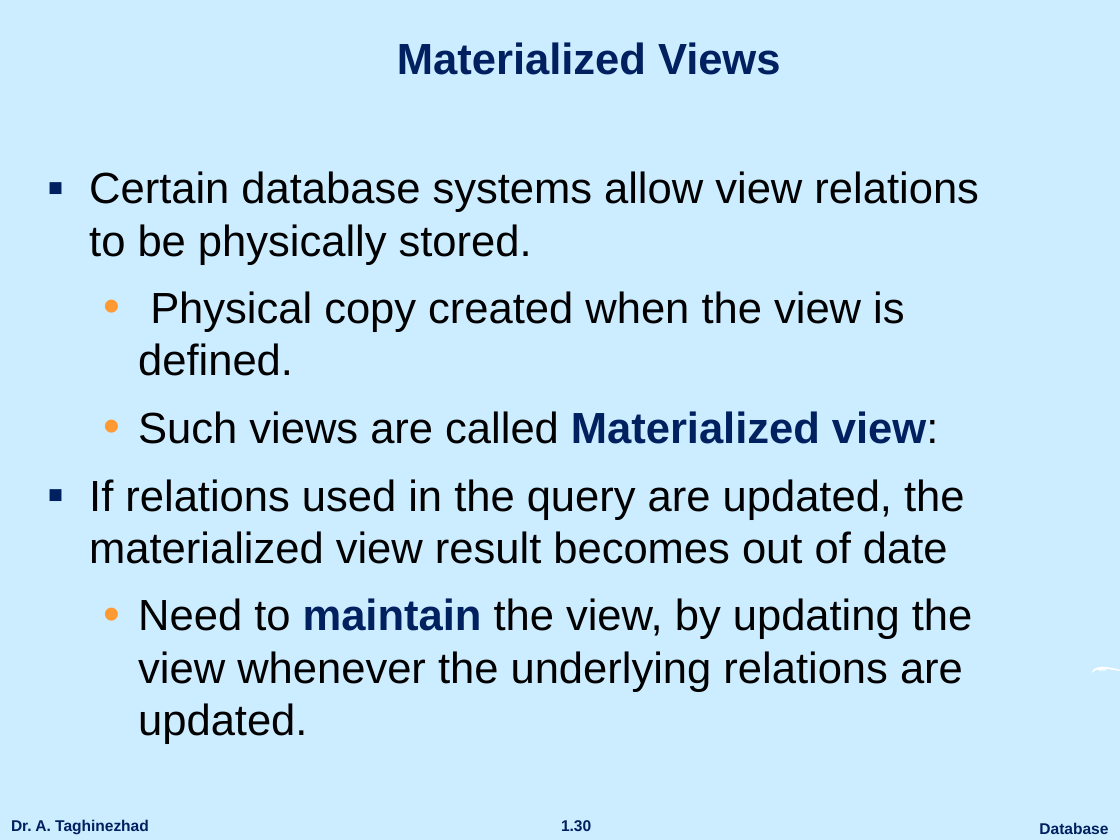
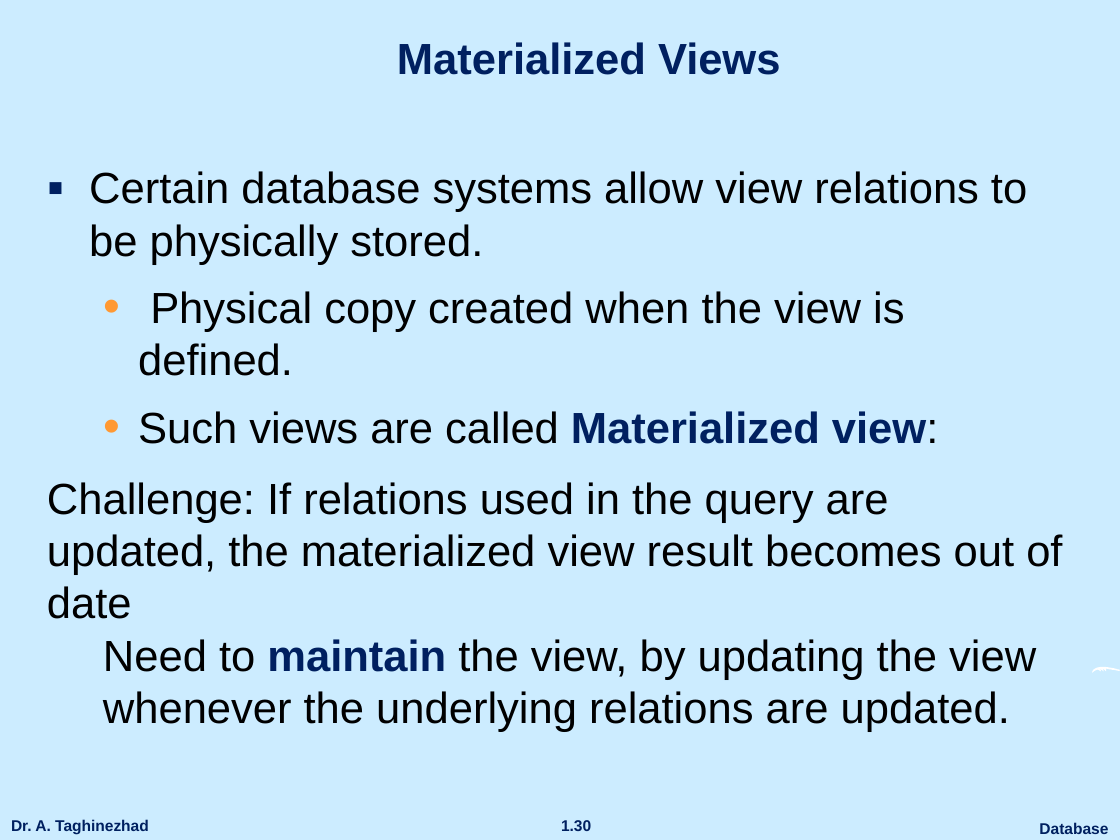
Before and after one commit to ataghinezhad/ataghinezhad.github.io, a slide deck: slide 30 of courses/downloads/temp/Database_Lec4.pptx. Drawn at 1120x840 pixels with LibreOffice and Linux fonts; fonts in the diff are those of the drawing; background and template pictures are left out. Boxes give left, top, right and bottom in pixels: in the first picture for what was removed or moved away, otherwise in the second. Text is boxed around its words. In the diff, an @@ line names an element or a change of style, - is before the commit and + after.

```diff
--- a/courses/downloads/temp/Database_Lec4.pptx
+++ b/courses/downloads/temp/Database_Lec4.pptx
@@ text at box(89, 479, 973, 744): paragraphs removed @@
-▪ If relations used in the query are updated, the materialized view result becomes out of date
-  • Need to maintain the view, by updating the view whenever the underlying relations are updated.
@@ text added at box(47, 482, 1062, 732), 28 pt, text #000000 @@
+Challenge: If relations used in the query are updated, the materialized view result becomes out of date
+  Need to maintain the view, by updating the view whenever the underlying relations are updated.
```
Also in this commit, not shown: 17 other slides changed, 2 slides added.
